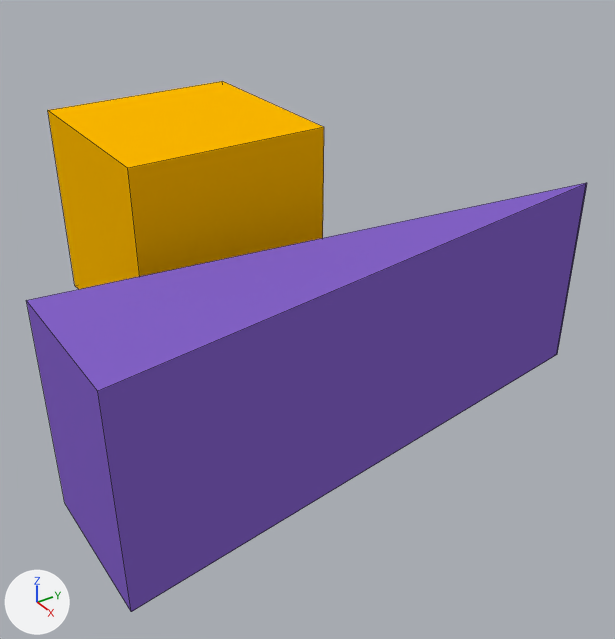
What one commit did to the Blender file res/axisCube.blend.
The view is the same before and after, from a 50 mm lens placed at (5.33, -4.0, 4.28), pointed at (-0.99, 0.21, -0.15). The lights are fixed; the arrows at lower left show +X, +Y and +Z. Mesh edges are drawn as thin lines.
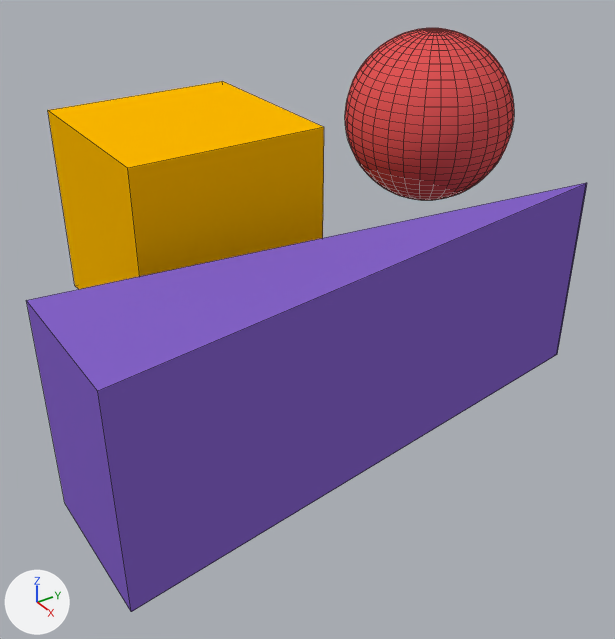
Diff of the bpy script that builds the scene:
```diff
--- a/res/axisCube.blend.py
+++ b/res/axisCube.blend.py
@@ mat_material_002 @@
+mat_material_002 = diffuse_material('Material.002')
+mat_material_002.base_color = (0.784, 0.0973, 0.0973)  # red #e55858
@@ me_sphere @@
+me_sphere.from_pydata(...)  # a UV sphere (32 segments, 32 rings, poles along z) spanning x -1.0..1.0, y -1.0..1.0, z -1.0..1.0
+me_sphere.polygons.foreach_set('use_smooth', [True] * 1024)
+me_sphere.materials.append(mat_material_002)  # red #e55858
@@ ob_sphere @@
+ob_sphere = bpy.data.objects.new('Sphere', me_sphere)
+ob_sphere.location = (-2.24, 2.79, 1.22)
```

Location of each change, [x1, y1, x2, y2] in pixels of the pictures (615 x 639 px):
'Sphere', added (red)
    after: [345, 28, 514, 200]
